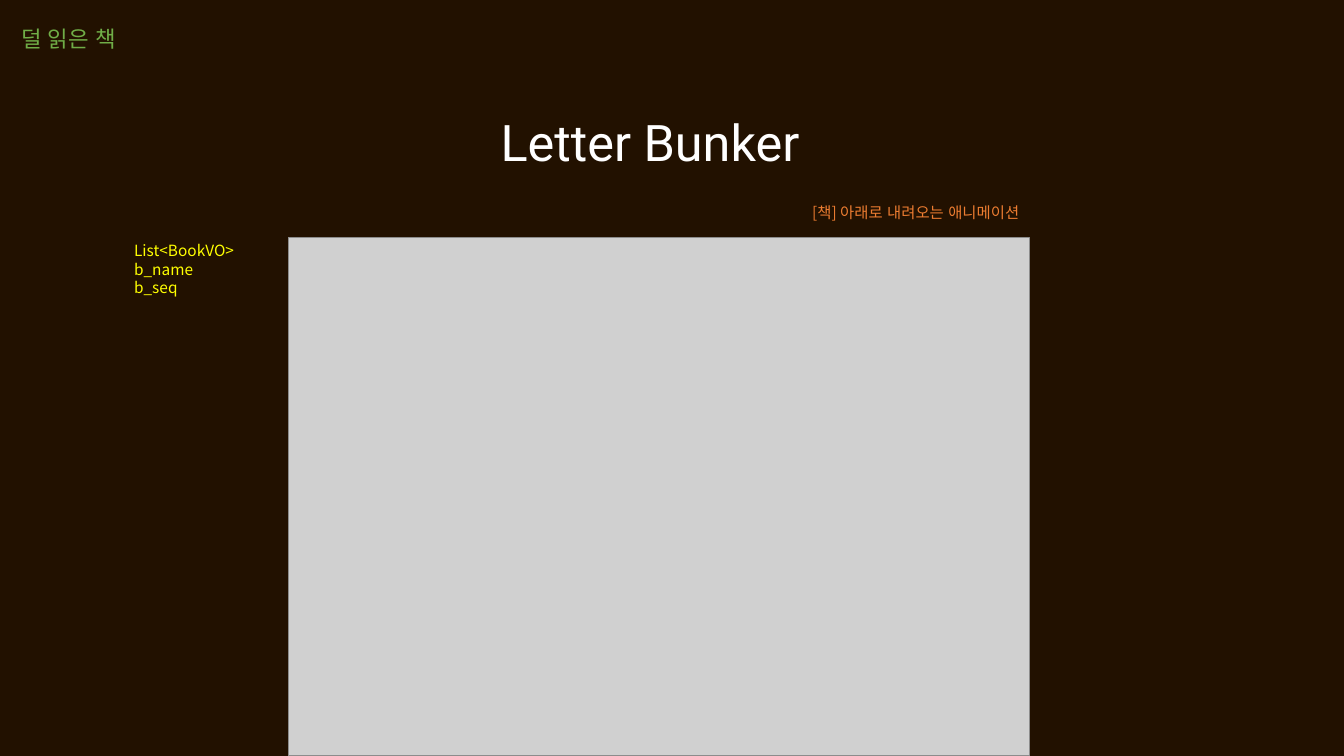
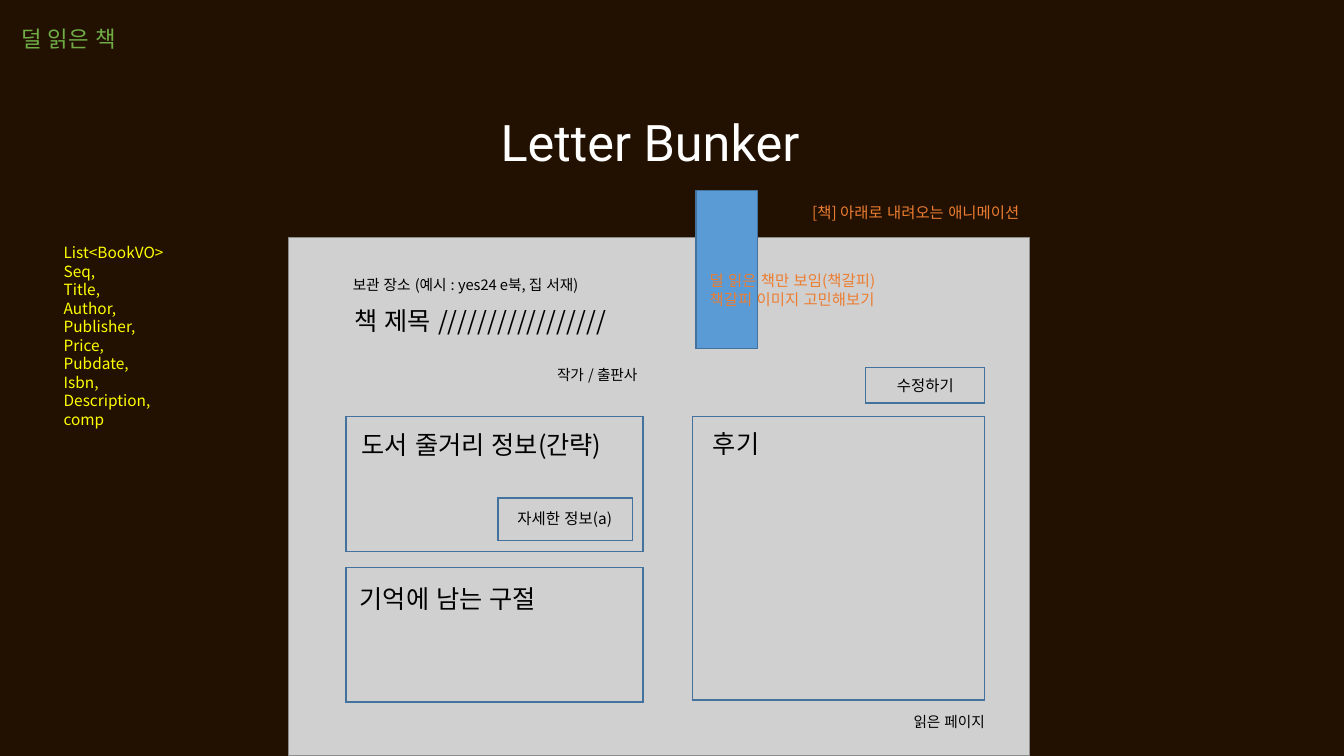
Before and after one commit to itkezi/Biz_Spring_2022_505, a slide deck: slide 4 of SpMVC_LETTERBUNKER/src/main/webapp/resources/letter bunker.pptx. Drawn at 1344x756 pixels with LibreOffice and Linux fonts; fonts in the diff are those of the drawing; grey boxes stand for pictures. Boxes give left, top, right and bottom in pixels: in the first picture for what was removed or moved away, otherwise in the second. Text is boxed around its words. In the diff, an @@ line names an element or a change of style, - is before the commit and + after.

```diff
--- a/SpMVC_LETTERBUNKER/src/main/webapp/resources/letter bunker.pptx
+++ b/SpMVC_LETTERBUNKER/src/main/webapp/resources/letter bunker.pptx
@@ rectangle added at (697,191,758,349), fill #5B9BD5, outline #43739E 1 pt @@
@@ text "List<BookVO>": place and size @@
-text "List<BookVO>" at (134,243,234,297)
+text "List<BookVO>" at (64,245,164,429)
@@ text at (64,265,151,429): text changed @@
-b_name
-b_seq
+Seq,
+Title,
+Author,
+Publisher,
+Price,
+Pubdate,
+Isbn,
+Description,
+comp
@@ text added at (353,278,578,294), 10.5 pt, text #000000 @@
+보관 장소 (예시 : yes24 e북, 집 서재)
@@ text added at (710,273,876,309), 11 pt, text #ED7D31 @@
+덜 읽은 책만 보임(책갈피)
+책갈피 이미지 고민해보기
@@ text added at (354,309,431,332), 18 pt, text #000000 @@
+책 제목 /////////////////
@@ text added at (557,368,637,381), 10.5 pt, text #000000 @@
+작가 / 출판사
@@ rectangle added at (866,368,985,403), outline #43739E 1 pt @@
@@ text added at (897,378,954,392), 11 pt, text #000000 @@
+수정하기
@@ rectangle added at (346,416,643,552), outline #43739E 1 pt @@
@@ rectangle added at (693,416,985,700), outline #43739E 1 pt @@
@@ text added at (362,433,602,459), 18 pt, text #000000 @@
+도서 줄거리 정보(간략)
@@ text added at (713,432,759,455), 18 pt, text #000000 @@
+후기
@@ rectangle added at (498,498,632,540), outline #43739E 1 pt @@
@@ text added at (517,511,612,527), 11 pt, text #000000 @@
+자세한 정보(a)
@@ rectangle added at (346,568,643,703), outline #43739E 1 pt @@
@@ text added at (360,587,536,610), 18 pt, text #000000 @@
+기억에 남는 구절
@@ text added at (914,715,984,728), 10.5 pt, text #000000 @@
+읽은 페이지
```
Also in this commit, not shown: 1 other slide changed, 1 slide added, 3 other files.
